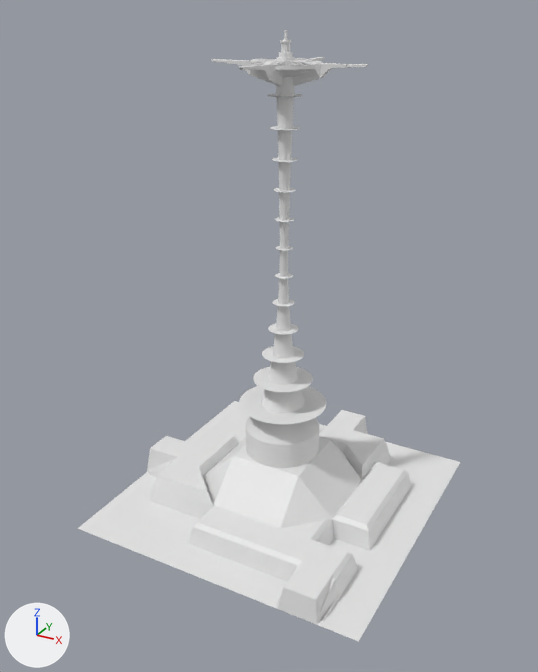
A saved change to the Blender file Assets/Models/Structures/SpaceTower.blend.
Camera for both pictures: a 50 mm lens placed at (8171.0, -15620.0, 6082.0), pointed at (-108.0, -569.0, -1444.0). Arrows for +X, +Y and +Z are at lower left; the lights stay in place. The older version comes first.

The older version as bpy lines, for what is in view:
```python
me_cylinder_002 = bpy.data.meshes.new('Cylinder.002')
me_cylinder_002.from_pydata(...)  # 2112 vertices, 1408 faces; spans x -788.0..788.0, y -788.0..788.0, z -2857.0..4286.0
me_plane_001 = bpy.data.meshes.new('Plane.001')
me_plane_001.from_pydata(...)  # 298 vertices, 136 faces; spans x -3900.0..3900.0, y -3900.0..3900.0, z -6500.0..-3571.0
me_plane_007 = bpy.data.meshes.new('Plane.007')
me_plane_007.from_pydata(...)  # 244 vertices, 62 faces; spans x -3992.0..3088.0, y -3990.0..3992.0, z -6485.0..-5000.0
ob_mainstructure_rings = bpy.data.objects.new('MainStructure_Rings', me_cylinder_002)
ob_mainstructure_rings.location = (0.0, 0.0, 0.0)
_m = ob_mainstructure_rings.modifiers.new('Solidify', 'SOLIDIFY')
_m.thickness = 1.0
ob_paneldetailsspawner = bpy.data.objects.new('PanelDetailsSpawner', me_plane_007)
ob_paneldetailsspawner.location = (0.0, 0.0, 0.0)
ob_paneldetailsspawner.show_instancer_for_render = False
ob_skyscraperspawner = bpy.data.objects.new('SkyscraperSpawner', me_plane_001)
ob_skyscraperspawner.location = (0.0, 0.0, 0.0)
# also in view: 'MainStructure_LastRing' at (0.0, 0.0, 4769.0); 'Base' at (0.0, 0.0, -6100.0); 'MainStructure' at (0.0, 0.0, 325.0); 'PanelDetailsSpawner_Structure' at (-450.0, 0.0, -5750.0)
```
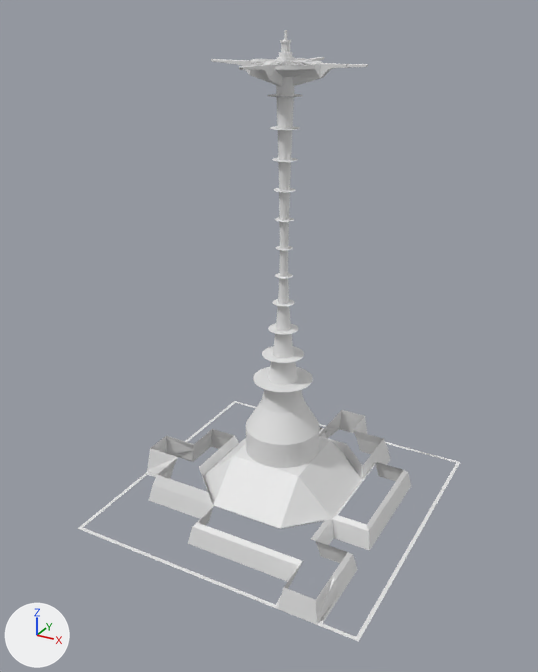
Boxes [x1, y1, x2, y2] around the edits, measured in the pictures (538 x 672 px):
'SkyscraperSpawner', hidden: before [83, 386, 456, 637]

What changed in the scene script:
```text
Change ob_skyscraperspawner:
    add ob_skyscraperspawner.hide_set(True)
```
